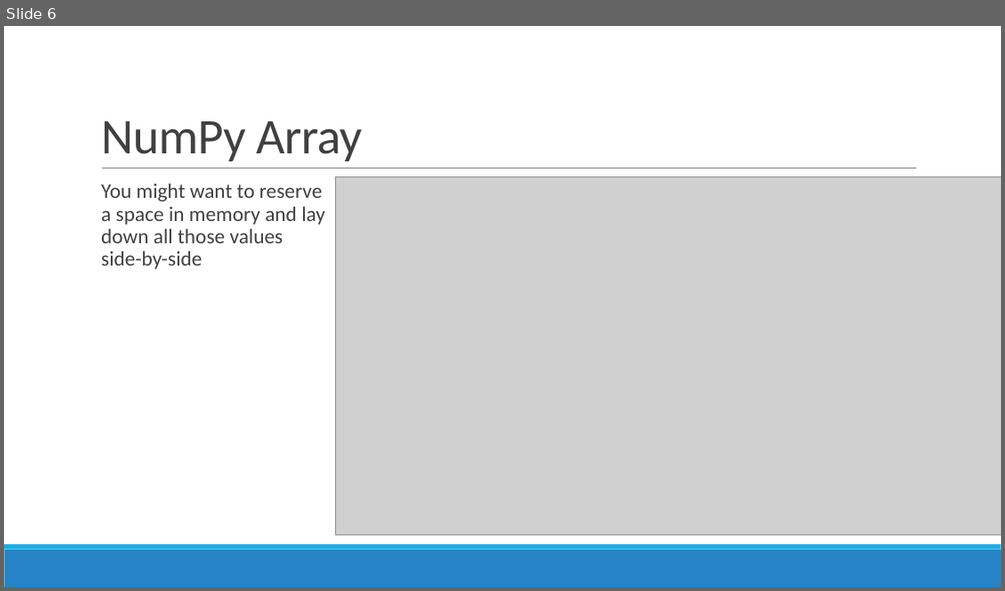
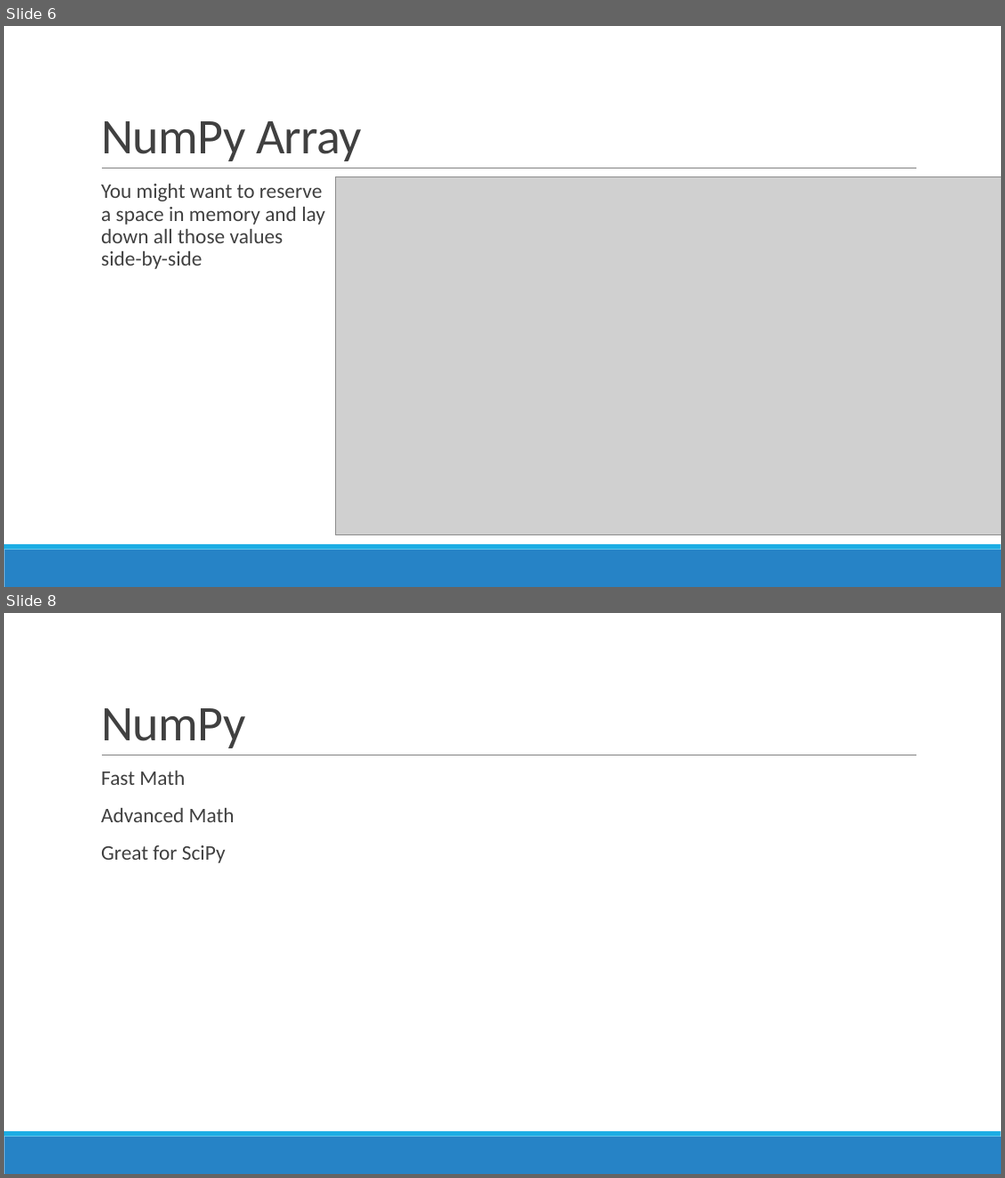
Before and after one commit to steven-king/mj583, a slide deck: class-08-numpy+pandas/numpy-pandas.pptx. Shown one above the other, each under a label of ours: slide 6 before the commit, slides 6 and 8 after it; the slides between them are not shown. The pictures are 1005x591 and 1005x1178 pixels, drawn with LibreOffice and Linux fonts; fonts in the diff are those of the drawing; grey boxes stand for pictures. Boxes give left, top, right and bottom in pixels: in the first picture for what was removed or moved away, otherwise in the second. Text is boxed around its words. In the diff, an @@ line names an element or a change of style, - is before the commit and + after.

```diff
--- a/class-08-numpy+pandas/numpy-pandas.pptx
+++ b/class-08-numpy+pandas/numpy-pandas.pptx
@@ slide 8 added at bbox=[4, 613, 1001, 1174], background #FFFFFF; not listed: 3 template elements that a slide beside it also shows @@
@@ title added at bbox=[101, 708, 245, 748], 48 pt, text #404040 @@
+NumPy
@@ text added at bbox=[101, 771, 235, 863], 20 pt, text #404040 @@
+  Fast Math
+  Advanced Math
+  Great for SciPy
```
Also in this commit, not shown: 8 other slides added, 2 other files.
